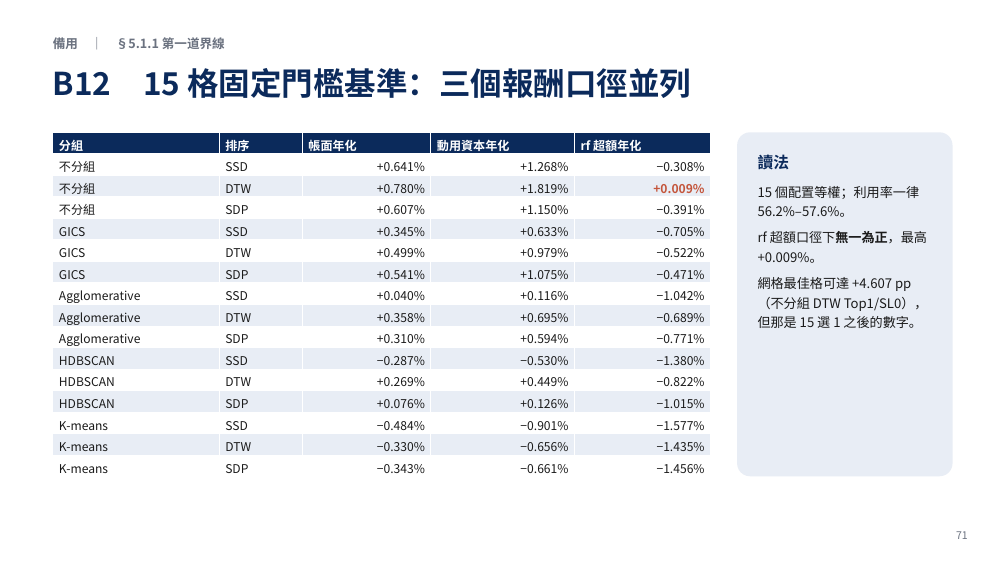
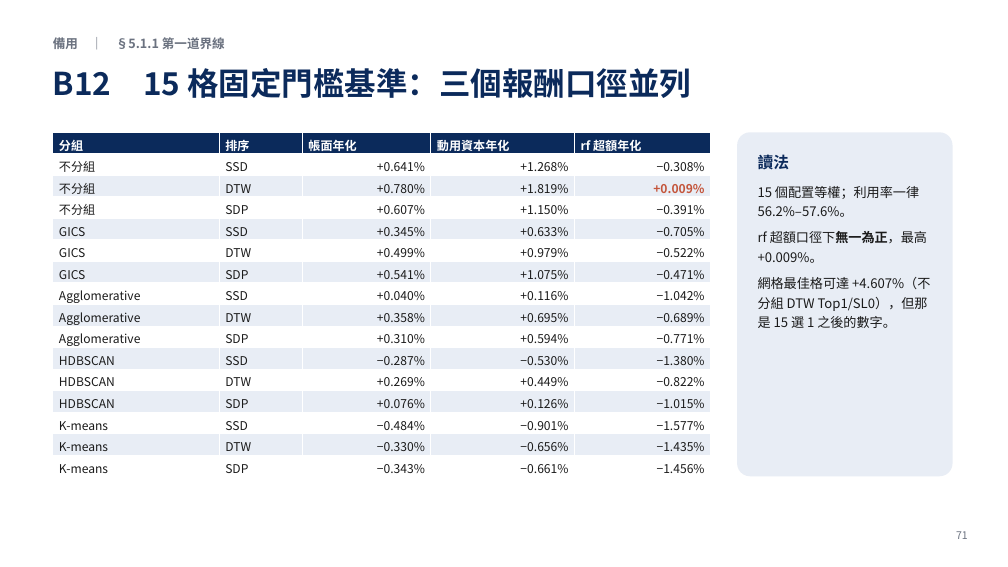
Before and after one commit to LerajieAsta/pairtrade_trainingproject, a slide deck: slide 71 of thesis/1150922_60min.pptx. Drawn at 1008x567 pixels with LibreOffice and Linux fonts; fonts in the diff are those of the drawing. Boxes give left, top, right and bottom in pixels: in the first picture for what was removed or moved away, otherwise in the second. Text is boxed around its words. In the diff, an @@ line names an element or a change of style, - is before the commit and + after.

```diff
--- a/thesis/1150922_60min.pptx
+++ b/thesis/1150922_60min.pptx
@@ text in rounded rectangle at bbox=[758, 277, 930, 328]: text changed @@
-網格最佳格可達 +4.607 pp（不分組 DTW Top1/SL0），但那是 15 選 1 之後的數字。
+網格最佳格可達 +4.607%（不分組 DTW Top1/SL0），但那是 15 選 1 之後的數字。
```
Also in this commit, not shown: 9 other slides changed, 12 other files.
